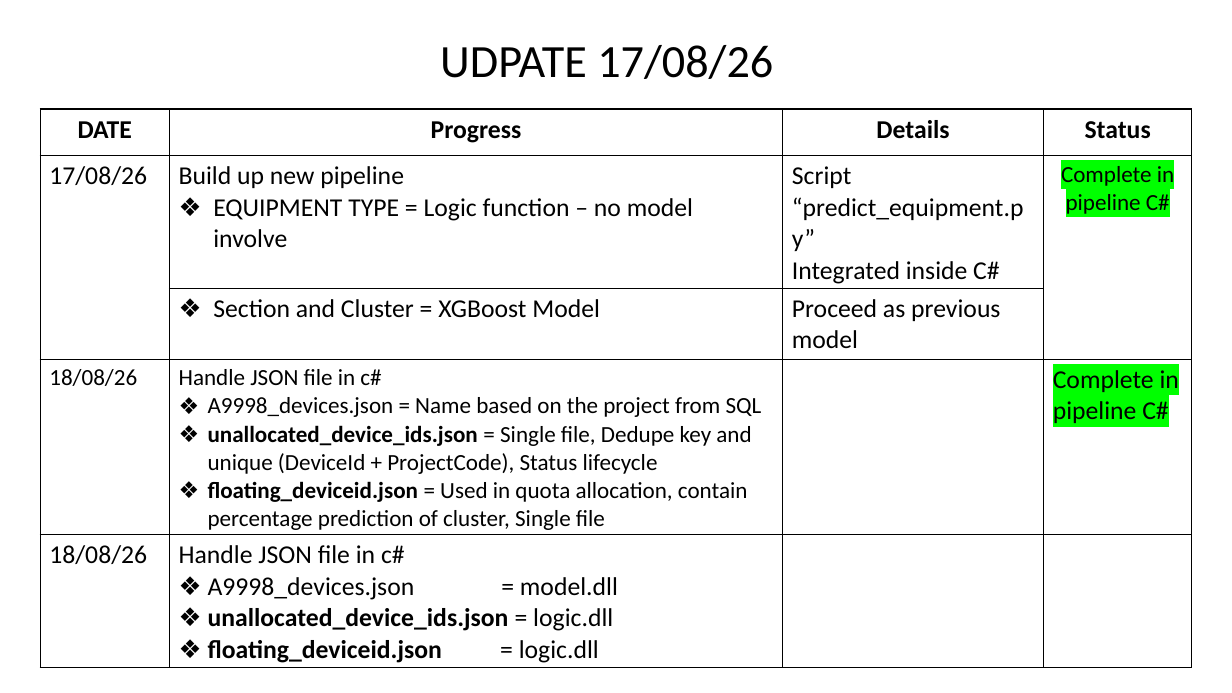
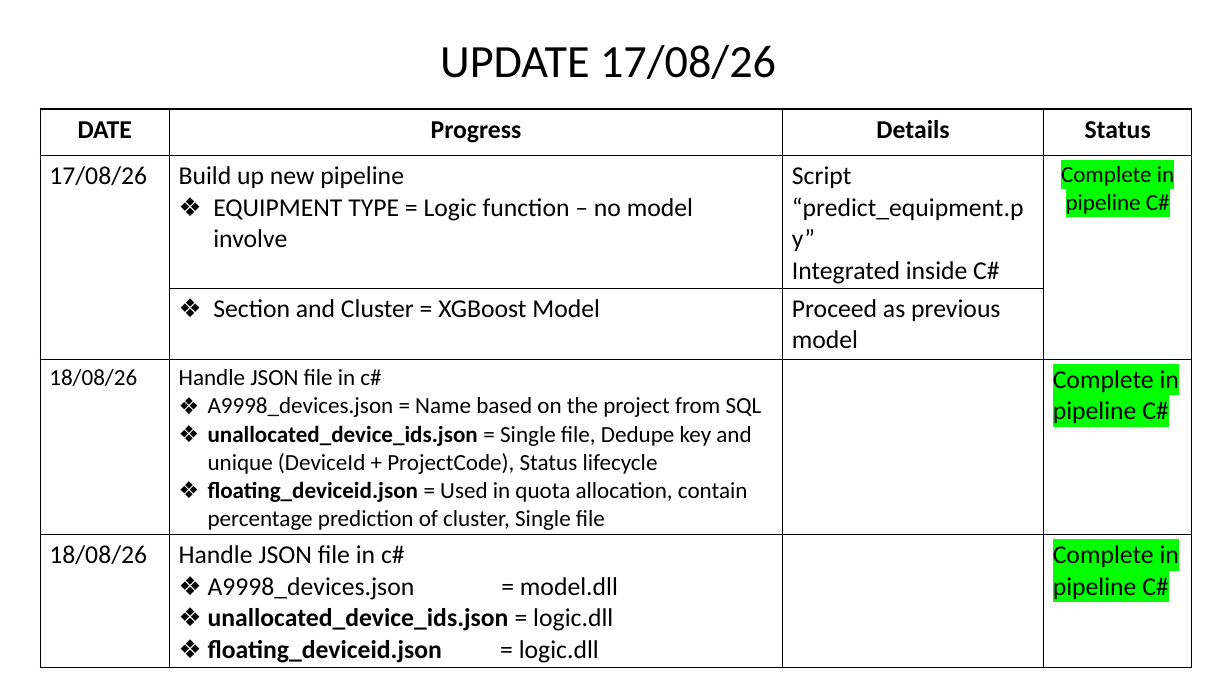
Before and after one commit to Syaziyah30/DeviceCluster, a slide deck: slide 9 of 1.training_model/supplementary/Device Identifier 20260717.pptx. Drawn at 1232x693 pixels with LibreOffice and Linux fonts; fonts in the diff are those of the drawing. Boxes give left, top, right and bottom in pixels: in the first picture for what was removed or moved away, otherwise in the second. Text is boxed around its words. In the diff, an @@ line names an element or a change of style, - is before the commit and + after.

```diff
--- a/1.training_model/supplementary/Device Identifier 20260717.pptx
+++ b/1.training_model/supplementary/Device Identifier 20260717.pptx
@@ text at <box>440,45,776,79</box>: text changed @@
-UDPATE 17/08/26
+UPDATE 17/08/26
@@ table at <box>40,109,1192,667</box> @@
-row 5, column 4: 
+row 5, column 4: Complete in pipeline C#
```
Also in this commit, not shown: 6 other slides changed, 1 slide added, 3 other files.
